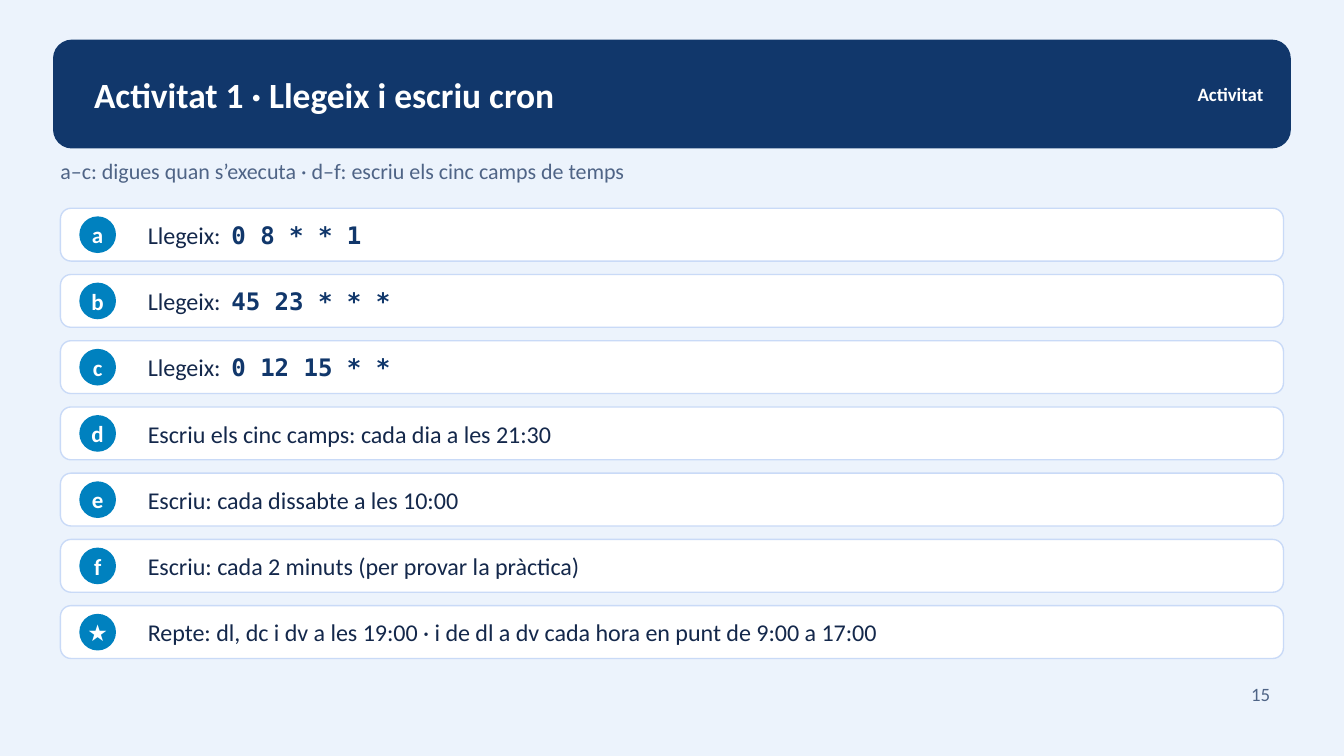
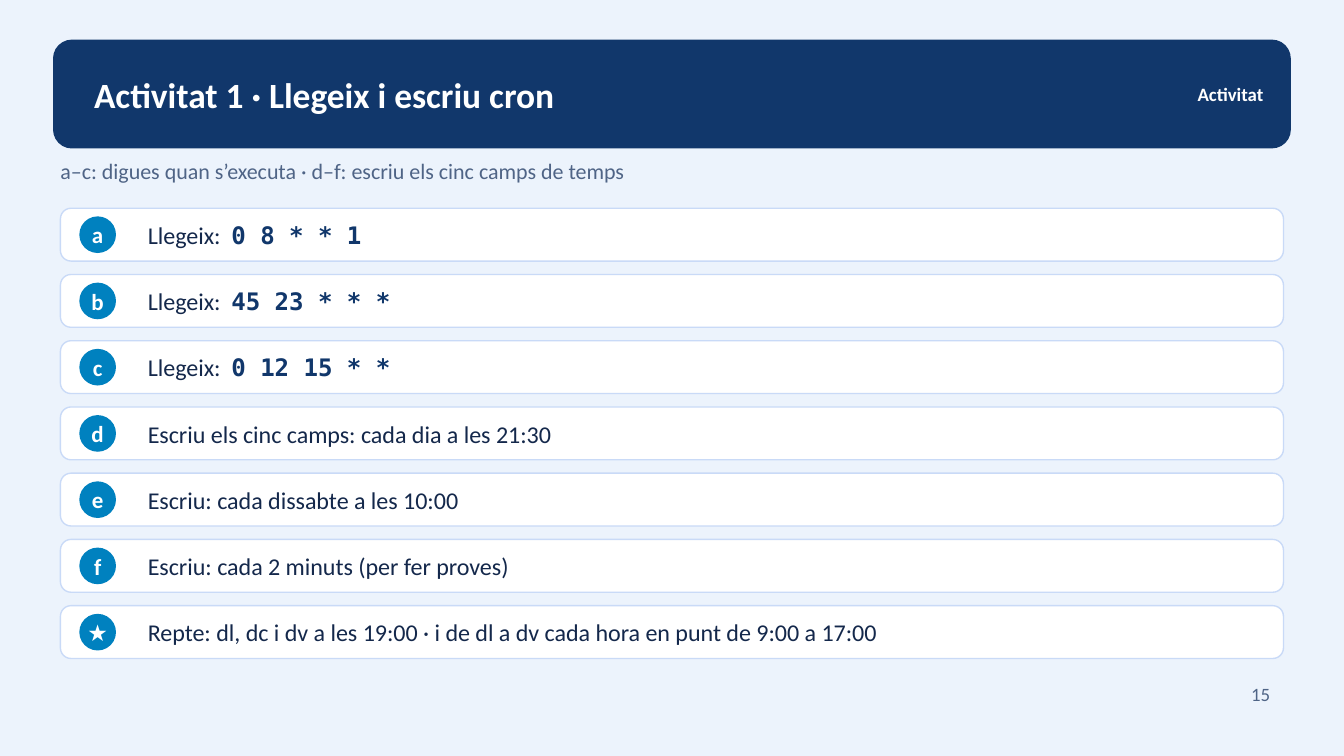
Before and after one commit to ejgutierrez74/smx-seguretat-informatica, a slide deck: slide 15 of materials-ra2/part-iv.pptx. Drawn at 1344x756 pixels with LibreOffice and Linux fonts; fonts in the diff are those of the drawing. Boxes give left, top, right and bottom in pixels: in the first picture for what was removed or moved away, otherwise in the second. Text is boxed around its words. In the diff, an @@ line names an element or a change of style, - is before the commit and + after.

```diff
--- a/materials-ra2/part-iv.pptx
+++ b/materials-ra2/part-iv.pptx
@@ text at (x1=148, y1=557, x2=508, y2=579): text changed @@
-Escriu: cada 2 minuts (per provar la pràctica)
+Escriu: cada 2 minuts (per fer proves)
```
Also in this commit, not shown: 3 other slides changed, 8 other files.
